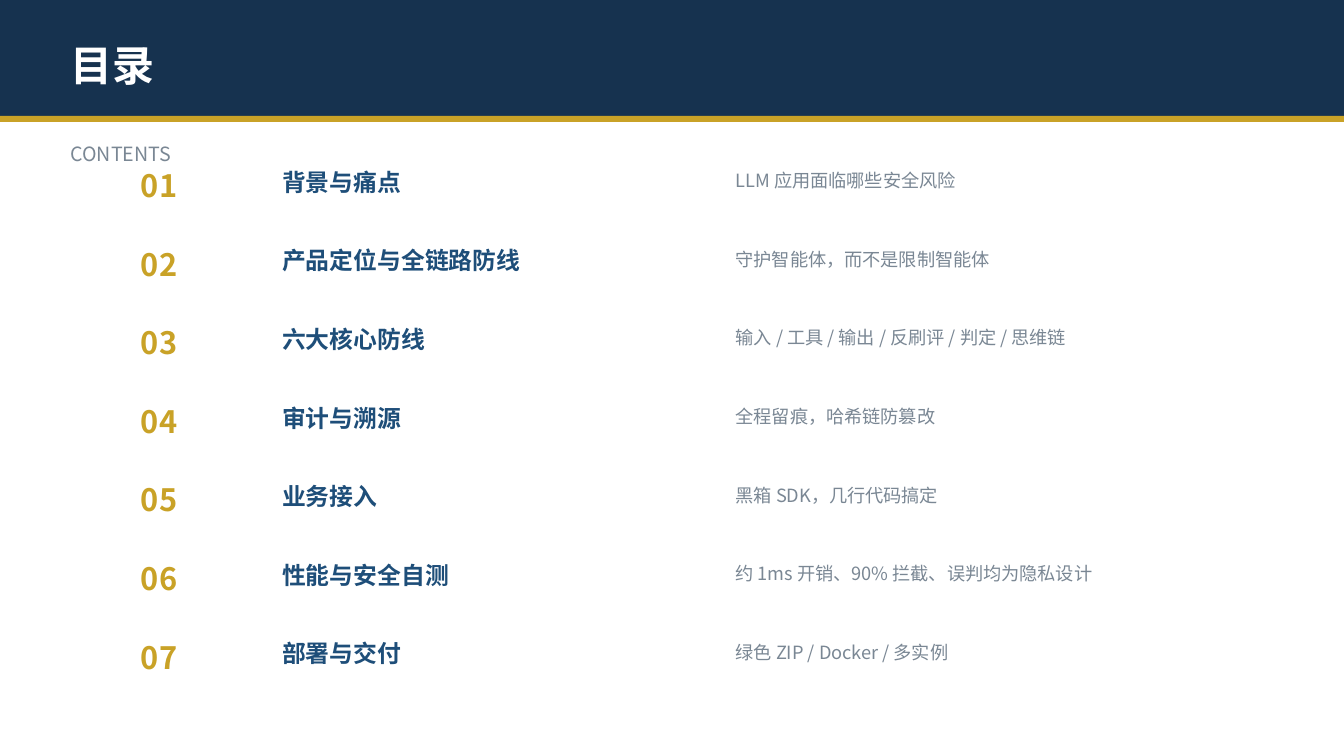
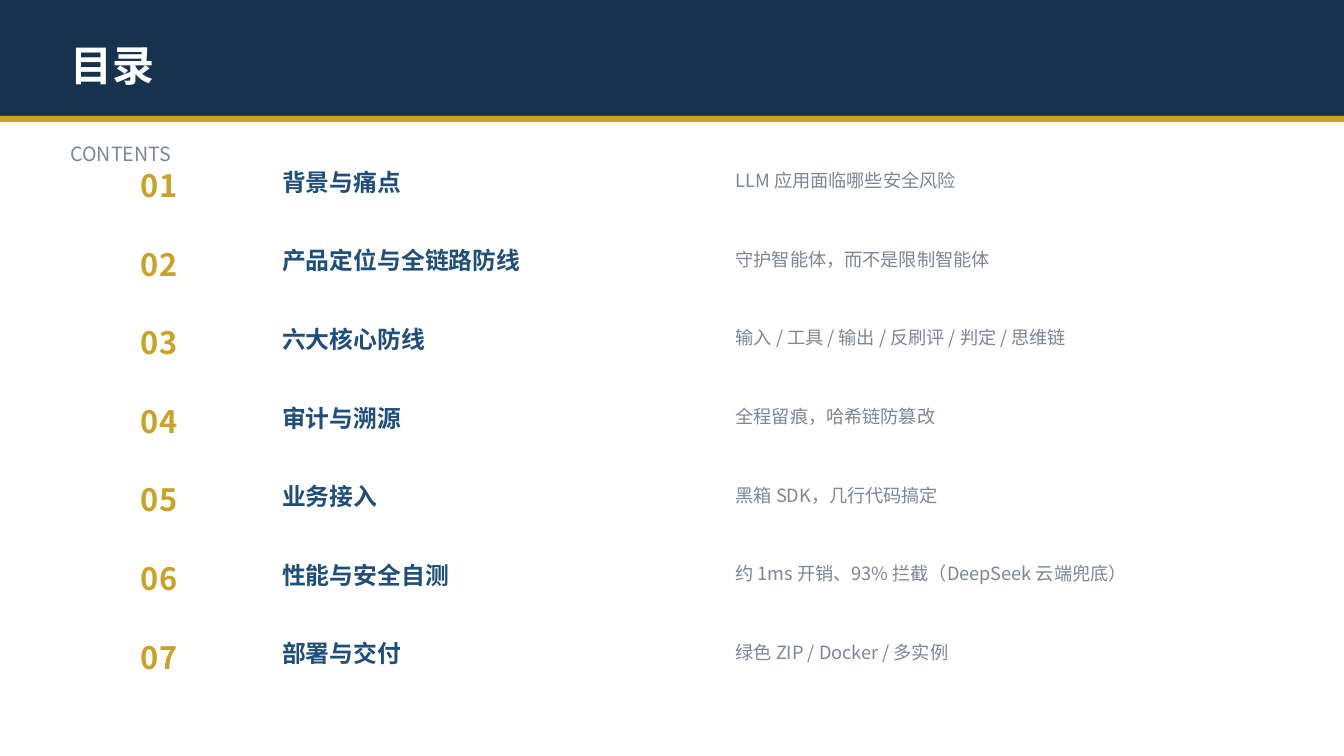
Before and after one commit to zhengyucheng-ktt/security-guard-agent, a slide deck: slide 2 of 安全交互守护智能体-演示.pptx. Drawn at 1344x756 pixels with LibreOffice and Linux fonts; fonts in the diff are those of the drawing. Boxes give left, top, right and bottom in pixels: in the first picture for what was removed or moved away, otherwise in the second. Text is boxed around its words. In the diff, an @@ line names an element or a change of style, - is before the commit and + after.

Commit message:
接入DeepSeek判定引擎(hybrid本地7B+云端): 判定标准增加索取他人隐私条目, isSuspicious增加扮演触发词; 越狱15/15工具12/12思维链5/5混淆15/15, 攻击拦截率93%(57/61); system_config.json移出git跟踪防密钥泄露

```diff
--- a/安全交互守护智能体-演示.pptx
+++ b/安全交互守护智能体-演示.pptx
@@ text at (736,564,1127,584): text changed @@
-约 1ms 开销、90% 拦截、误判均为隐私设计
+约 1ms 开销、93% 拦截（DeepSeek 云端兜底）
```
Also in this commit, not shown: 1 other slide changed, 5 other files.
